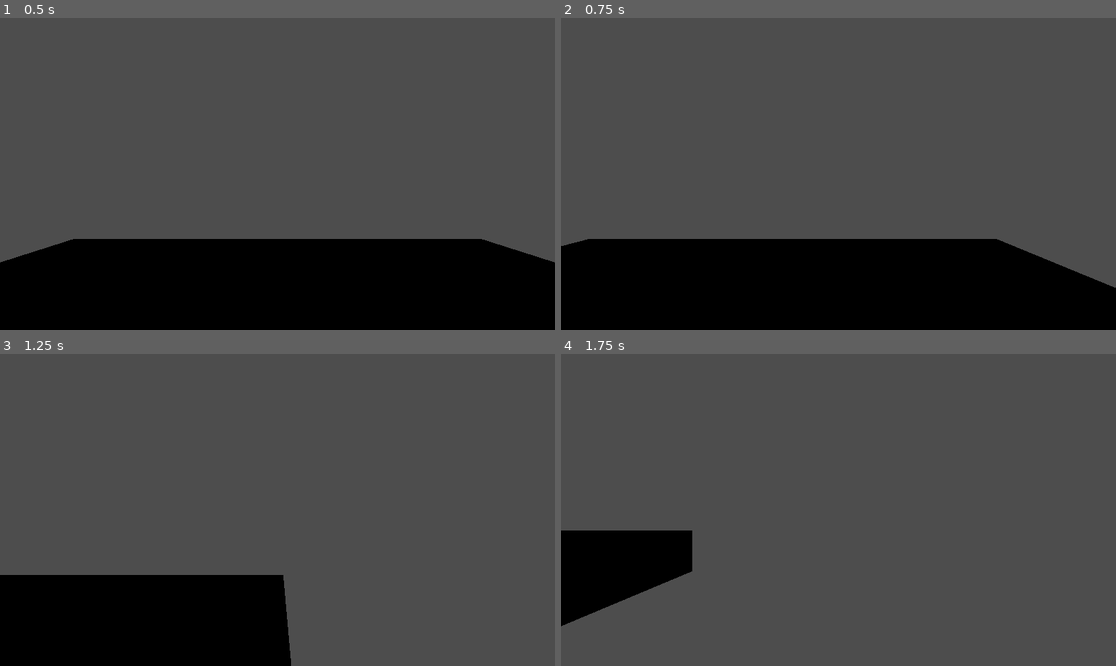
Above: before the commit, frames 1-4 (two rows, left to right).
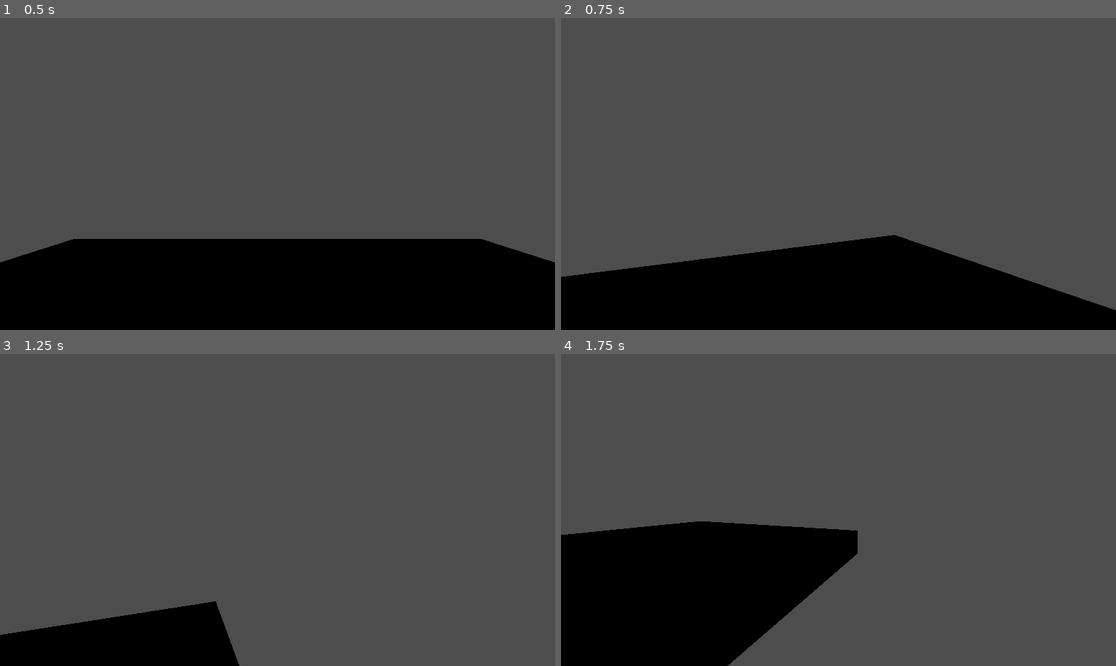
Above: after the commit, the same moments.

Repository: PropFault/GDeXe
Game: Godot game, scene res://maps/main.tscn
Two runs of this game, one before a commit and one after it. Both use one fixed random seed, a clock stepped at 60 frames per second and the inputs below.
Inputs (mouse positions are in pixels of both pictures, inside the frame that each line leads up to):
- Up to frame 1 (0.5 s): no input
- Up to frame 2 (0.75 s): move the mouse to (960, 158) at 0.52 s; hold D (right) from 0.53 s (still down); hold 0 from 0.53 s (still down)
- Up to frame 3 (1.25 s): keep holding D (right); keep holding 0; tap Space (jump, bound only after the commit) at 0.77, 0.8, 1.07 s
- Up to frame 4 (1.75 s): move the mouse to (727, 525) at 1.27 s; release D (right) at 1.28 s; release 0 at 1.28 s; hold S (down) from 1.28 s (still down); tap Space (jump, bound only after the commit) at 1.35, 1.52 s; tap 0 at 1.55 s

Frame 1 is identical in both runs. In frame 2, 5.9% of the frame differs, in the area x 0-100%, y 69-94%; in frame 3, 8.7%; in frame 4, 15%, in the area x 0-54%, y 53-100%.

Commit message:
Added fpcam.

Diff:
--- /dev/null
+++ b/gdexe/entities/TestCube01.tscn
@@ -0,0 +1,18 @@
+[gd_scene load_steps=4 format=3 uid="uid://sx287kmvvfm7"]
+
+[ext_resource type="Material" uid="uid://l4dyxcuf32k3" path="res://material/debug01.tres" id="1_cw3eo"]
+
+[sub_resource type="BoxShape3D" id="BoxShape3D_rqxsi"]
+size = Vector3(0.5, 0.5, 0.5)
+
+[sub_resource type="BoxMesh" id="BoxMesh_qyhf2"]
+size = Vector3(0.5, 0.5, 0.5)
+
+[node name="TestCube01" type="RigidBody3D"]
+
+[node name="CollisionShape3D" type="CollisionShape3D" parent="."]
+shape = SubResource("BoxShape3D_rqxsi")
+
+[node name="MeshInstance3D" type="MeshInstance3D" parent="."]
+material_override = ExtResource("1_cw3eo")
+mesh = SubResource("BoxMesh_qyhf2")
--- a/gdexe/entities/player.tscn
+++ b/gdexe/entities/player.tscn
@@ -1,6 +1,8 @@
-[gd_scene load_steps=3 format=3 uid="uid://x8hk34kr0c5b"]
+[gd_scene load_steps=5 format=3 uid="uid://x8hk34kr0c5b"]
 
 [ext_resource type="Script" path="res://scripts/player/player.gd" id="1_4utw3"]
+[ext_resource type="Script" path="res://scripts/player/fp_cam.gd" id="2_46836"]
+[ext_resource type="Script" path="res://scripts/player/player_input.gd" id="3_pq8n5"]
 
 [sub_resource type="CapsuleShape3D" id="CapsuleShape3D_ltgn3"]
 height = 1.81
@@ -11,15 +13,21 @@
 continuous_cd = true
 script = ExtResource("1_4utw3")
 
+[node name="ForwardRef" type="Node3D" parent="."]
+
+[node name="FPCam" type="Camera3D" parent="ForwardRef"]
+transform = Transform3D(-1, 0, -8.74228e-08, 0, 1, 0, 8.74228e-08, 0, -1, 0, 1.60189, 0)
+script = ExtResource("2_46836")
+
+[node name="Raycast" type="RayCast3D" parent="ForwardRef/FPCam"]
+
 [node name="ColCapsule" type="CollisionShape3D" parent="."]
 transform = Transform3D(1, 0, 0, 0, 1, 0, 0, 0, 1, 0, 0.905, 0)
 shape = SubResource("CapsuleShape3D_ltgn3")
 
-[node name="FPCam" type="Camera3D" parent="."]
-transform = Transform3D(-1, 0, -8.74228e-08, 0, 1, 0, 8.74228e-08, 0, -1, 0, 1.60189, 0)
-
-[node name="Raycast" type="RayCast3D" parent="FPCam"]
-
 [node name="DownCast" type="RayCast3D" parent="."]
 transform = Transform3D(1, 0, 0, 0, 1, 0, 0, 0, 1, 0, 1, 0)
-target_position = Vector3(0, -2, 0)
+target_position = Vector3(0, -1.5, 0)
+
+[node name="PlayerInput" type="Node" parent="."]
+script = ExtResource("3_pq8n5")
--- a/gdexe/maps/main.tscn
+++ b/gdexe/maps/main.tscn
@@ -1,6 +1,7 @@
-[gd_scene load_steps=4 format=3 uid="uid://co72kscq6cf7p"]
+[gd_scene load_steps=5 format=3 uid="uid://co72kscq6cf7p"]
 
 [ext_resource type="PackedScene" uid="uid://x8hk34kr0c5b" path="res://entities/player.tscn" id="2_qaxk4"]
+[ext_resource type="PackedScene" uid="uid://sx287kmvvfm7" path="res://entities/TestCube01.tscn" id="2_sibfy"]
 
 [sub_resource type="BoxMesh" id="BoxMesh_5woa6"]
 size = Vector3(10, 1, 10)
@@ -21,3 +22,7 @@
 
 [node name="Player" parent="." instance=ExtResource("2_qaxk4")]
 transform = Transform3D(1, 0, 0, 0, 1, 0, 0, 0, 1, 0, 0.858621, 0)
+
+[node name="TestCube01" parent="." instance=ExtResource("2_sibfy")]
+transform = Transform3D(1, 0, 0, 0, 1, 0, 0, 0, 1, -2.10415, 1.61739, 0)
+mass = 1200.0
--- /dev/null
+++ b/gdexe/material/debug01.tres
@@ -0,0 +1,7 @@
+[gd_resource type="StandardMaterial3D" load_steps=2 format=3 uid="uid://l4dyxcuf32k3"]
+
+[ext_resource type="Texture2D" uid="uid://hfksds1o4tem" path="res://textures/debug01/debug.png" id="1_5sc61"]
+
+[resource]
+albedo_texture = ExtResource("1_5sc61")
+texture_filter = 0
--- a/gdexe/project.godot
+++ b/gdexe/project.godot
@@ -13,6 +13,11 @@
 config/name="GDeXe"
 run/main_scene="res://maps/main.tscn"
 config/features=PackedStringArray("4.3", "Forward Plus")
+
+[editor]
+
+version_control/plugin_name="GitPlugin"
+version_control/autoload_on_startup=true
 
 [input]
 
@@ -46,3 +51,28 @@
 , Object(InputEventJoypadButton,"resource_local_to_scene":false,"resource_name":"","device":-1,"button_index":7,"pressure":0.0,"pressed":true,"script":null)
 ]
 }
+jump={
+"deadzone": 0.5,
+"events": [Object(InputEventKey,"resource_local_to_scene":false,"resource_name":"","device":-1,"window_id":0,"alt_pressed":false,"shift_pressed":false,"ctrl_pressed":false,"meta_pressed":false,"pressed":false,"keycode":0,"physical_keycode":32,"key_label":0,"unicode":32,"location":0,"echo":false,"script":null)
+]
+}
+look_up={
+"deadzone": 0.5,
+"events": [Object(InputEventJoypadMotion,"resource_local_to_scene":false,"resource_name":"","device":-1,"axis":5,"axis_value":-1.0,"script":null)
+]
+}
+look_down={
+"deadzone": 0.5,
+"events": [Object(InputEventJoypadMotion,"resource_local_to_scene":false,"resource_name":"","device":-1,"axis":5,"axis_value":1.0,"script":null)
+]
+}
+look_left={
+"deadzone": 0.5,
+"events": [Object(InputEventJoypadMotion,"resource_local_to_scene":false,"resource_name":"","device":-1,"axis":2,"axis_value":-1.0,"script":null)
+]
+}
+look_right={
+"deadzone": 0.5,
+"events": [Object(InputEventJoypadMotion,"resource_local_to_scene":false,"resource_name":"","device":-1,"axis":2,"axis_value":1.0,"script":null)
+]
+}
--- /dev/null
+++ b/gdexe/scripts/player/fp_cam.gd
@@ -0,0 +1,13 @@
+extends Camera3D
+@onready var body = $"../"
+@onready var input : PlayerInput = $"../../PlayerInput"
+
+
+func _process(delta: float) -> void:
+	if(Input.is_key_pressed(KEY_0)):
+		Input.mouse_mode = Input.MOUSE_MODE_CAPTURED
+	if(Input.is_key_pressed(KEY_ESCAPE)):
+		Input.mouse_mode = Input.MOUSE_MODE_VISIBLE
+	input.update()
+	body.rotate_y(input.lookInput.x * delta)
+	self.rotate_x(input.lookInput.y * delta)
--- a/gdexe/scripts/player/player.gd
+++ b/gdexe/scripts/player/player.gd
@@ -1,15 +1,17 @@
 extends RigidBody3D
 
 @export var walk_speed = 3.0
-@export var walk_accel_factor = 10.0
+@export var walk_accel_factor = 5.0
 @export var run_speed = 8.0
-@export var run_accel_factor = 20.0
+@export var run_accel_factor = 10.0
 @export var input_enabled = true
 @export var is_running = false
 @export var is_running_default_state = true
 @onready var _downcast = $DownCast
-var _input = PlayerInput.new()
-
+@onready var jump_impulse = 20000
+var can_jump = true
+@onready var _input = $PlayerInput
+@onready var _forward = $ForwardRef
 func is_on_ground():
 	return _downcast.is_colliding()
 
@@ -29,13 +31,15 @@
 			else:
 				movement_speed = walk_speed
 				movement_accel_factor = walk_accel_factor
-			var mvmtDir = Vector3(_input.movementInput.x,0.0 ,  _input.movementInput.y)
-			print("mvmtDir * movement_speed ", (mvmtDir * movement_speed), "v: ", self.linear_velocity)
-			var vDelta = (mvmtDir * movement_speed - self.linear_velocity).length() #TODO: Fix movement being sluggish when reversing direction.
-			#TODO: add graphing stuff
-			if(vDelta < 0.0):
-				vDelta = 0.0
-			print("vDelta: ", vDelta, " movInp: ", _input.movementInput, " v: ", self.linear_velocity)
-			var moveForce = mvmtDir * movement_accel_factor * vDelta
-			print(moveForce)
-			self.apply_force(moveForce * self.mass); #mass independent
+			var mvmtDir = _forward.transform.basis * Vector3(_input.movementInput.x,0.0 ,  _input.movementInput.y)
+			var vDelta = (mvmtDir * movement_speed - self.linear_velocity)
+			vDelta = Vector3(vDelta.x, 0.0 ,vDelta.z)
+			if(vDelta.length() < 0.0):
+				vDelta = Vector3.ZERO
+			var moveForce = movement_accel_factor * vDelta
+			if _input.jumpButton and can_jump:
+				moveForce.y = jump_impulse / self.mass
+				can_jump = false
+			self.apply_force(moveForce * self.mass ); #mass independent
+		else:
+			can_jump = true
--- a/gdexe/scripts/player/player_input.gd
+++ b/gdexe/scripts/player/player_input.gd
@@ -1,7 +1,26 @@
+extends Node
 class_name PlayerInput
 var movementInput = Vector2(0.0,0.0)
+var lookInput = Vector2(0.0,0.0)
+var _mouseLook = Vector2(0.0, 0.0)
 var movementModeButton = false
+var jumpButton = false
+var mouseSensitivity = 1.0
+@onready var curPos = get_viewport().get_mouse_position()
+@onready var _lastPos = get_viewport().get_mouse_position()
 
 func update():
-	movementInput =Input.get_vector("right","left","down","up")
+	movementInput = Input.get_vector("right","left","down","up")
 	movementModeButton = Input.is_action_pressed("mvntMode")
+	jumpButton = Input.is_action_pressed("jump")
+	lookInput = Vector2.ZERO
+	lookInput = Input.get_vector("look_right", "look_left", "look_down", "look_up") + _mouseLook
+
+func _process(delta: float) -> void:
+	_mouseLook = (curPos - _lastPos) * mouseSensitivity / 10.0
+	_mouseLook.x = -_mouseLook.x
+	_lastPos = curPos
+
+func _input(event: InputEvent) -> void:
+	if(event is InputEventMouseMotion):
+		curPos = curPos + event.relative
Not shown, added: gdexe/addons/godot-git-plugin/plugin.cfg
Binary file added: gdexe/textures/debug01/debug.png
Not shown, added: gdexe/textures/debug01/debug.png.import
Not shown, added: gdexe/addons/godot-git-plugin/LICENSE
Not shown, added: gdexe/addons/godot-git-plugin/THIRDPARTY.md
Not shown, added: gdexe/addons/godot-git-plugin/git_plugin.gdextension
Not shown, added: gdexe/addons/godot-git-plugin/linux/libgit_plugin.linux.editor.x86_64.so
Not shown, added: gdexe/addons/godot-git-plugin/macos/libgit_plugin.macos.editor.universal.dylib
Not shown, added: gdexe/addons/godot-git-plugin/win64/libgit_plugin.windows.editor.x86_64.dll
Not shown, added: gdexe/addons/godot-git-plugin/win64/libgit_plugin.windows.editor.x86_64.exp
Not shown, added: gdexe/addons/godot-git-plugin/win64/libgit_plugin.windows.editor.x86_64.lib
Not shown, added: gdexe/addons/godot-git-plugin/win64/~libgit_plugin.windows.editor.x86_64.dll
